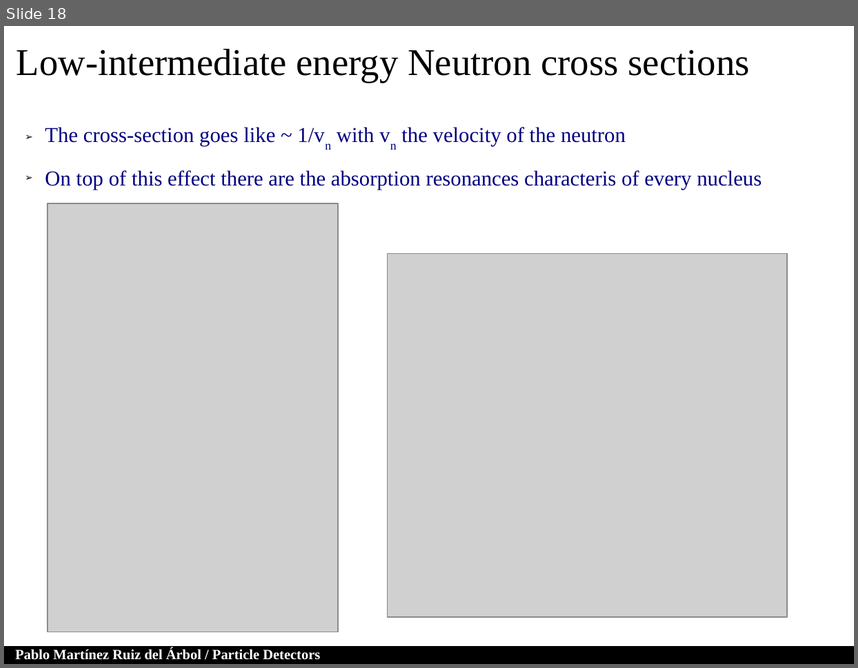
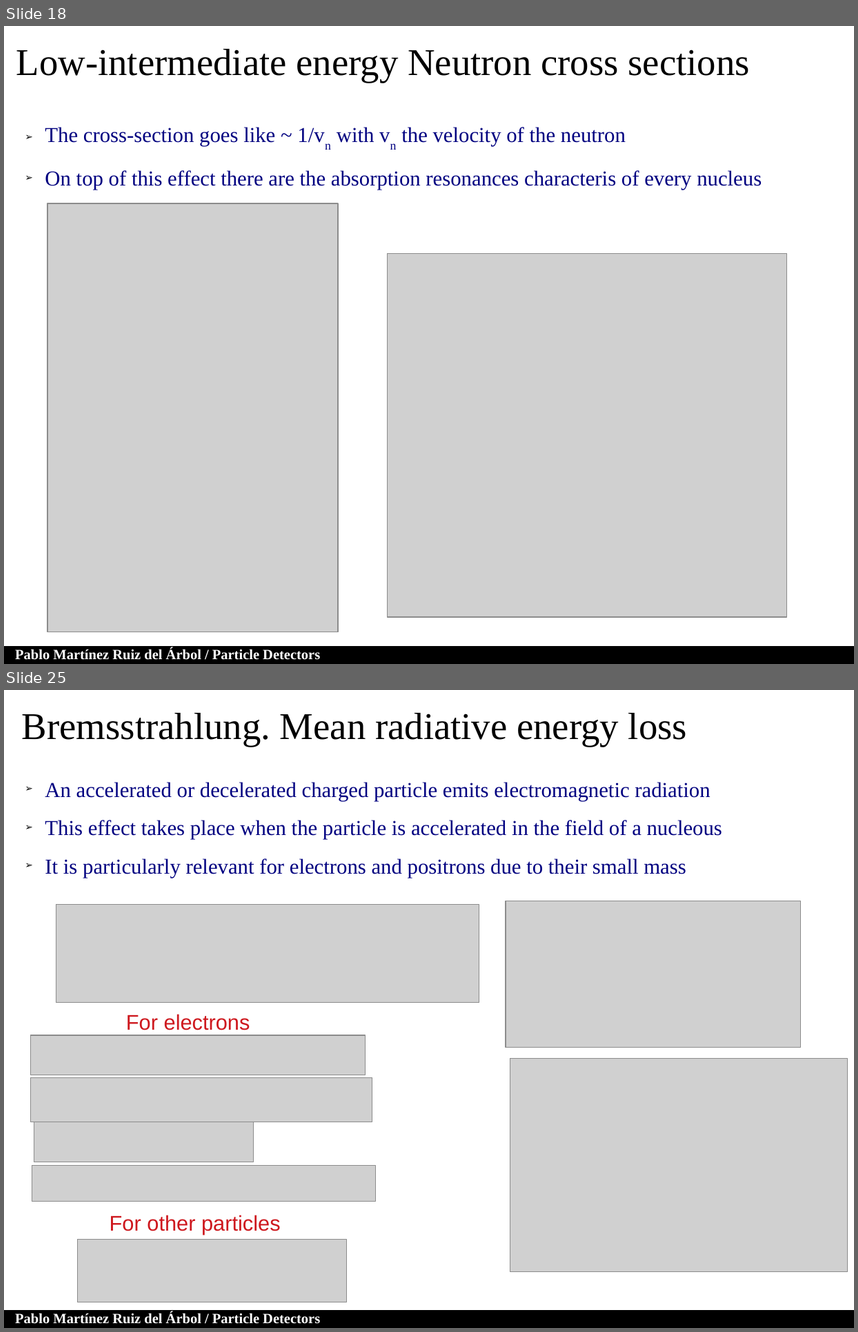
Before and after one commit to parbol/Plaza, a slide deck: FisicaDeParticulasElementales/Tema2.pptx. Shown one above the other, each under a label of ours: slide 18 before the commit, slides 18 and 25 after it; the slides between them are not shown. The pictures are 858x668 and 858x1332 pixels, drawn with LibreOffice and Linux fonts; fonts in the diff are those of the drawing; grey boxes stand for pictures. Boxes give left, top, right and bottom in pixels: in the first picture for what was removed or moved away, otherwise in the second. Text is boxed around its words. In the diff, an @@ line names an element or a change of style, - is before the commit and + after.

```diff
--- a/FisicaDeParticulasElementales/Tema2.pptx
+++ b/FisicaDeParticulasElementales/Tema2.pptx
@@ slide 25 added at <box>4,690,854,1328</box>, background #FFFFFF at 20% opacity; not listed: 2 template elements that a slide beside it also shows @@
@@ free added at <box>4,698,706,758</box>, 32 pt, text #000000 @@
+Bremsstrahlung. Mean radiative energy loss
@@ free added at <box>14,756,854,865</box>, 18 pt, text #000080 @@
+➢ An accelerated or decelerated charged particle emits electromagnetic radiation
+➢ This effect takes place when the particle is accelerated in the field of a nucleous
+➢ It is particularly relevant for electrons and positrons due to their small mass
@@ picture added at <box>56,904,479,1003</box> @@
@@ picture added at <box>506,901,800,1047</box> @@
@@ text added at <box>126,1014,250,1030</box>, 18 pt, text #CE181E @@
+For electrons
@@ picture added at <box>30,1035,366,1075</box> @@
@@ picture added at <box>510,1058,847,1272</box> @@
@@ picture added at <box>30,1078,372,1122</box> @@
@@ picture added at <box>34,1122,253,1162</box> @@
@@ picture added at <box>32,1165,375,1201</box> @@
@@ text added at <box>110,1214,281,1234</box>, 18 pt, text #CE181E @@
+For other particles
@@ picture added at <box>78,1239,346,1302</box> @@
```
Also in this commit, not shown: 5 slides changed, 5 other slides added.
